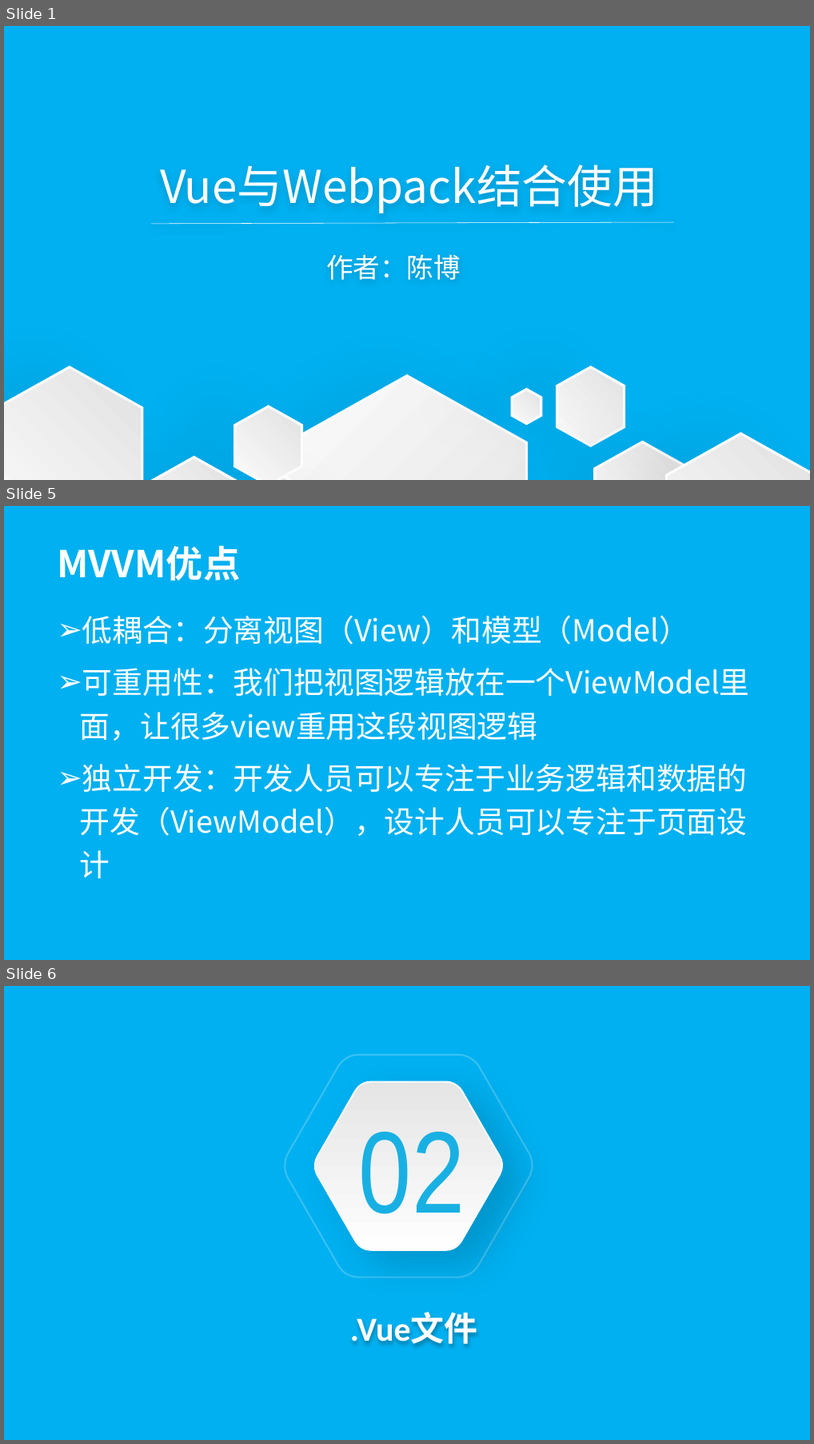
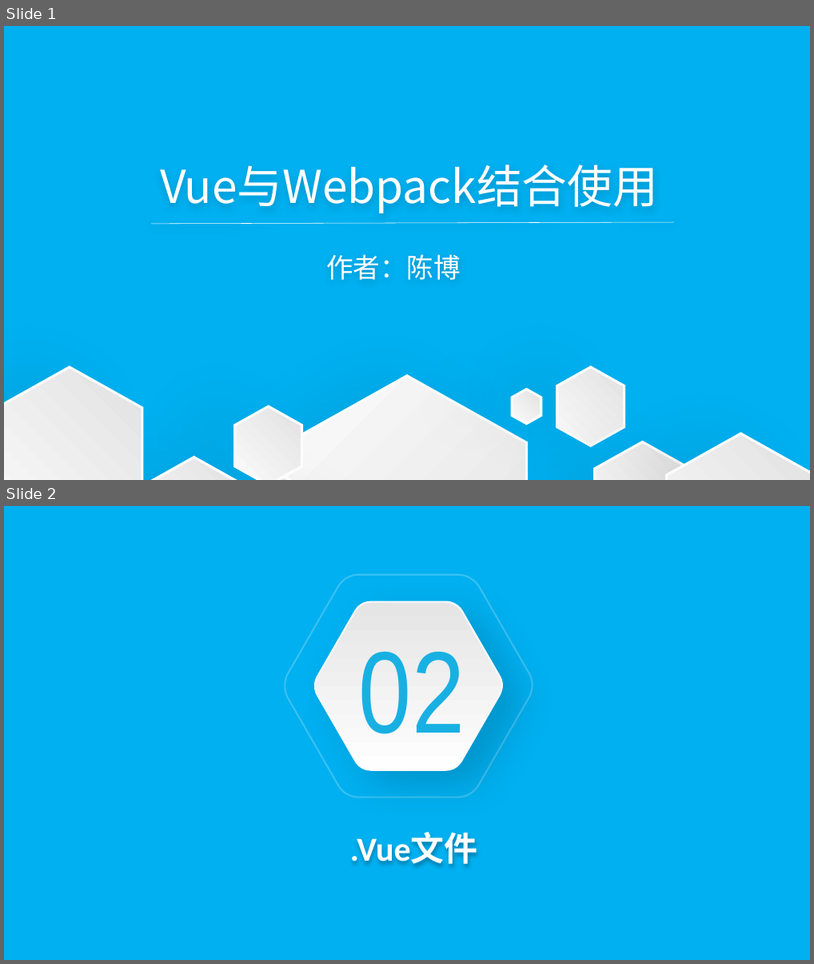
Before and after one commit to wugenshui/ppt, a slide deck: vue-webpack/vue-webpack.pptx. Shown one above the other, each under a label of ours: slides 1, 5 and 6 before the commit, slides 1 and 2 after it; the slides between them are not shown. The pictures are 814x1444 and 814x964 pixels, drawn with LibreOffice and Linux fonts; fonts in the diff are those of the drawing. Boxes give left, top, right and bottom in pixels: in the first picture for what was removed or moved away, otherwise in the second. Text is boxed around its words. In the diff, an @@ line names an element or a change of style, - is before the commit and + after.

```diff
--- a/vue-webpack/vue-webpack.pptx
+++ b/vue-webpack/vue-webpack.pptx
@@ slide 5 removed at [4, 506, 810, 960], background #00B0F0 @@
@@ title removed at [57, 545, 240, 580] @@
-MVVM优点
@@ subtitle removed at [80, 616, 750, 878] @@
-➢ 低耦合：分离视图（View）和模型（Model）
-➢ 可重用性：我们把视图逻辑放在一个ViewModel里面，让很多view重用这段视图逻辑
-➢ 独立开发：开发人员可以专注于业务逻辑和数据的开发（ViewModel），设计人员可以专注于页面设计
@@ what was slide 6 is now slide 2 @@
```
Also in this commit, not shown: 3 other slides removed, 1 other file.
